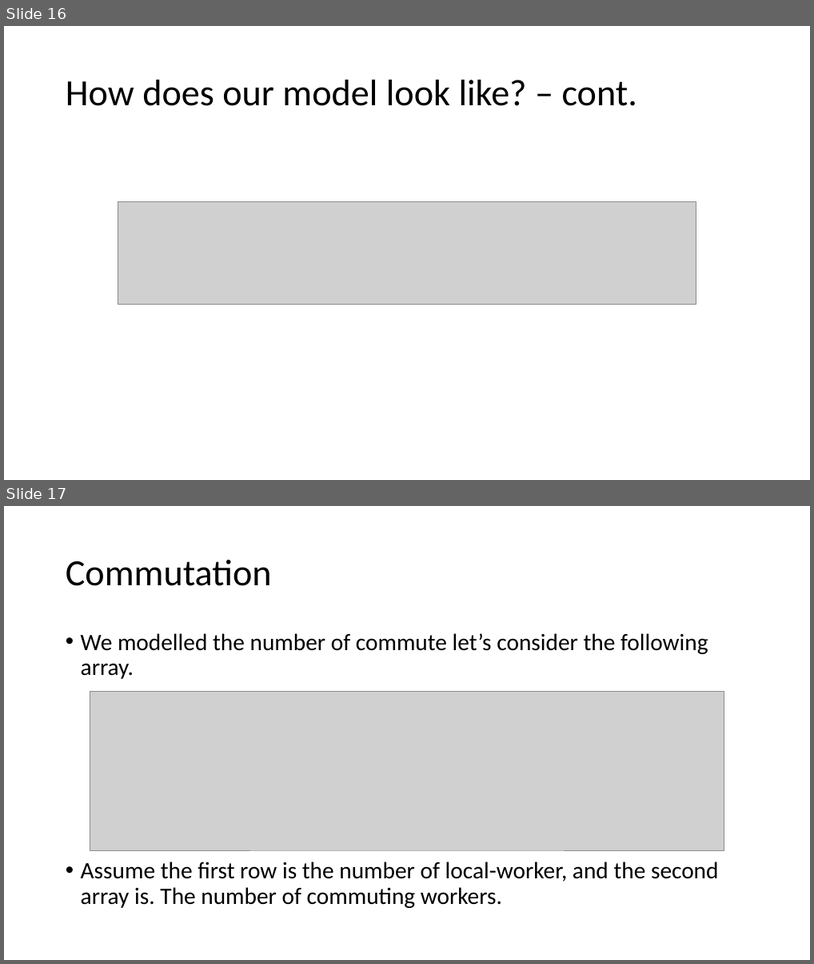
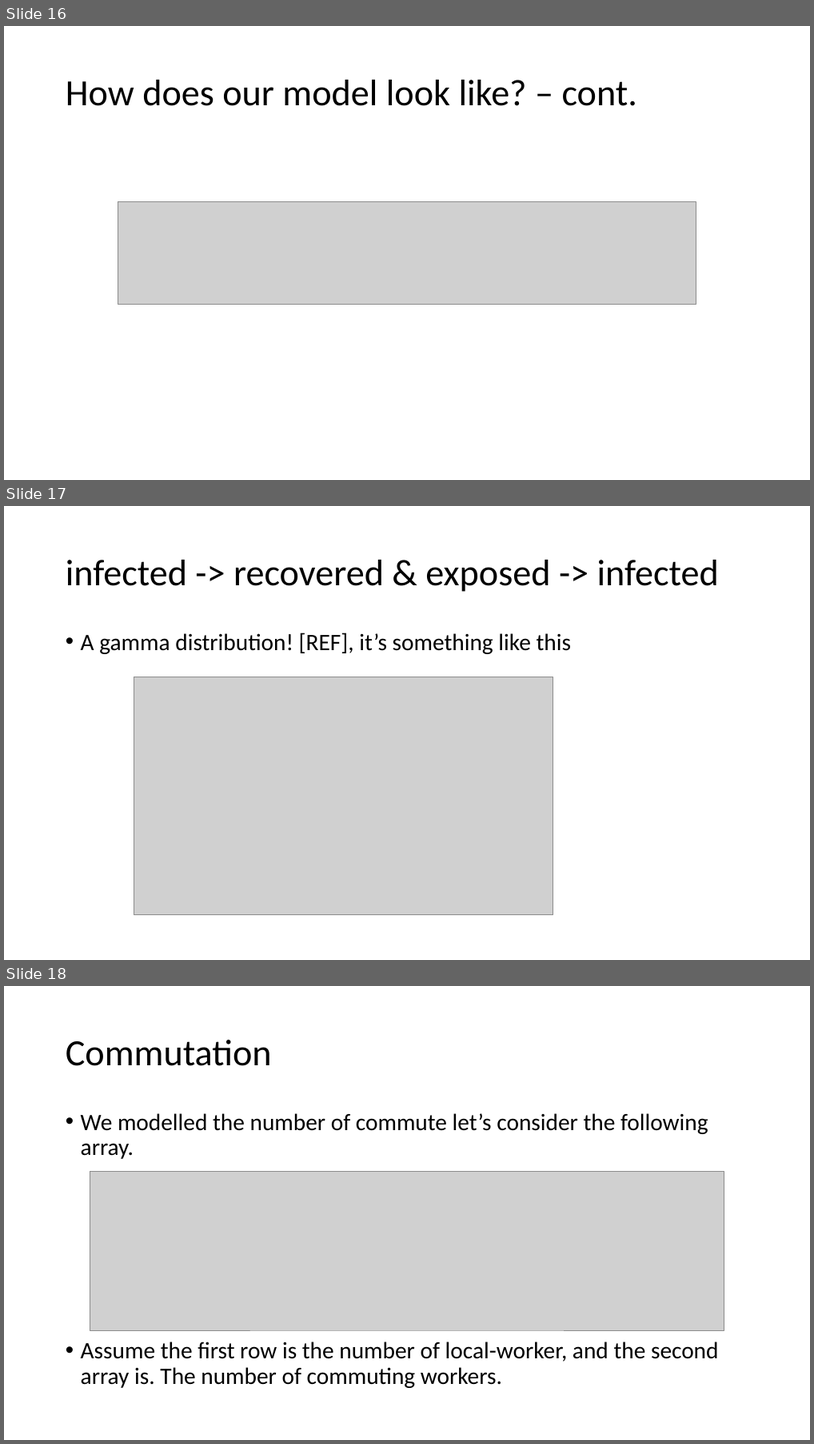
Before and after one commit to blairyeung/Commuting_TSF_SARS-Cov-2_model_master, a slide deck: SEIR model.pptx. Shown one above the other, each under a label of ours: slides 16 and 17 before the commit, slides 16, 17 and 18 after it. The pictures are 814x964 and 814x1444 pixels, drawn with LibreOffice and Linux fonts; fonts in the diff are those of the drawing; grey boxes stand for pictures. Boxes give left, top, right and bottom in pixels: in the first picture for what was removed or moved away, otherwise in the second. Text is boxed around its words. In the diff, an @@ line names an element or a change of style, - is before the commit and + after.

```diff
--- a/SEIR model.pptx
+++ b/SEIR model.pptx
@@ slide 17 added at [4, 506, 810, 960], background #FFFFFF @@
@@ title added at [66, 560, 719, 592], 44 pt, text #000000 @@
+infected -> recovered & exposed -> infected
@@ text added at [81, 632, 571, 654], 28 pt, text #000000 @@
+• A gamma distribution! [REF], it’s something like this
@@ picture added at [134, 677, 554, 915] @@
@@ what was slide 17 is now slide 18 @@
```
Also in this commit, not shown: 2 slides changed.
